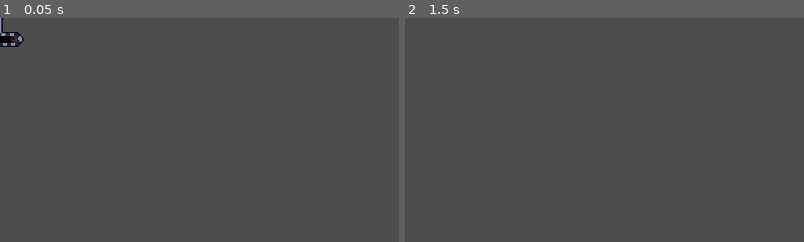
Above: before the commit, frames 1-2 (left to right).
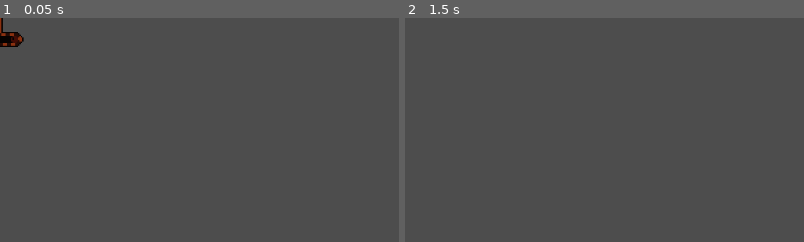
Above: after the commit, the same moments.

Repository: AuraDvin/MvR
Game: Godot game, scene res://characters/enemies/fast_enemy/fast_enemy.tscn
Two runs of this game, one before a commit and one after it. Both use one fixed random seed, a clock stepped at 60 frames per second and the inputs below. This scene is started directly instead of the project's main scene.
Inputs (mouse positions are % of the whole screen's width and height, from its top left):
- Up to frame 1 (0.05 s): no input
- Up to frame 2 (1.5 s): tap Enter (ui_accept) at 0.5, 0.77, 1.25 s; move the mouse to (72, 45) at 0.52 s; hold Right (ui_right) 0.53-1.28 s; click (72, 45) at 0.67 s; move the mouse to (30, 55) at 1.27 s; hold Left (ui_left) from 1.28 s (still down)
The pictures show only the part of the screen within x 0-50%, y 0-50%; the shares and areas given below are measured in that part.

The runs differ from the first frame. In frame 1, 0.2% of the frame differs, in the area x 0-6%, y 0-13%; in frame 2, nothing differs.

Commit message:
readding my changes from 'barreltmp' branch

Diff:
--- a/assets/levelData/level1.json
+++ b/assets/levelData/level1.json
@@ -9,5 +9,11 @@
 				"count": 1
 			},
 		],
+		[
+			{
+				"type": 0,
+				"count": 2
+			},
+		],
 	]
 }
--- a/characters/enemies/enemy.gd
+++ b/characters/enemies/enemy.gd
@@ -11,6 +11,8 @@
 var movable: bool = true
 var towers_in_range = {}
 var og_speed
+var slow_color:Color=Color.ROYAL_BLUE
+var og_color
 # Override for each enemy type, so bigger/stronger enemies progress the level more
 var score: int = 1
 
@@ -40,6 +42,7 @@
 	attack_area.area_entered.connect(on_attack_area_entered)
 	slow_timer.timeout.connect(stop_slow)
 	og_speed = speed
+	og_color=sprite_2d.self_modulate
 
 func _process(_delta: float) -> void:
 	if towers_in_range.keys().is_empty():
@@ -91,9 +94,10 @@
 		_cause_damage(area.get_parent().damage)
 		area.get_parent().queue_free()
 		if area.get_parent().slow:
-			slow_timer.start(3)
-			sprite_2d.self_modulate = Color.LIGHT_BLUE
-			speed = og_speed * 0.1
+			slow_timer.start(2.5)
+			sprite_2d.self_modulate = slow_color
+			animated_sprite_2d.self_modulate = slow_color
+			speed = og_speed * 0.67
 
 func on_attack_area_entered(area:Area2D) -> void:
 	if area.is_in_group("tower"):
@@ -111,5 +115,6 @@
 
 
 func stop_slow():
-	sprite_2d.self_modulate = Color.WHITE
+	sprite_2d.self_modulate = og_color
+	animated_sprite_2d.self_modulate = og_color
 	speed = og_speed
--- a/characters/enemies/fast_enemy/fast_enemy.tscn
+++ b/characters/enemies/fast_enemy/fast_enemy.tscn
@@ -56,9 +56,13 @@
 [node name="FastEnemy" instance=ExtResource("1_s5fes")]
 script = ExtResource("2_s5fes")
 speed = 40.0
-max_speed = 10.0
-health_points = 3
+max_speed = 40.0
+health_points = 5
 
 [node name="AnimatedSprite2D" parent="." index="2"]
+self_modulate = Color(1, 0.33333334, 0.09411765, 1)
 sprite_frames = SubResource("SpriteFrames_cfmgu")
 frame_progress = 0.0
+
+[node name="Sprite2D" parent="." index="3"]
+self_modulate = Color(1, 0.33333334, 0.09411765, 1)
--- a/characters/enemies/shielded_enemy/shielded_enemy.tscn
+++ b/characters/enemies/shielded_enemy/shielded_enemy.tscn
@@ -58,8 +58,8 @@
 script = ExtResource("2_tt7lk")
 shield_hp = 0
 speed = 15.0
-max_speed = 10.0
-health_points = 3
+max_speed = 15.0
+health_points = 12
 
 [node name="AnimatedSprite2D" parent="." index="2"]
 sprite_frames = SubResource("SpriteFrames_jto1h")
--- a/levels/basic_level/basic_level.gd
+++ b/levels/basic_level/basic_level.gd
@@ -22,7 +22,8 @@
 var local_cooldown = 0
 var current_wave_score: int = int(-INF)
 var timer_text: String = "Game start!"
-var game_lost = false
+var game_lost=false
+var global_speed_mult=1
 
 var towers = [
 	preload("res://characters/towers/solar_pannel/solar_pannel.tscn"),
@@ -157,13 +158,6 @@
 
 	var next_wave = LevelDataManager.current_level_data.enemy_queue.pop_front()
 
-	if next_wave == null:
-		stop_spawning = true
-		print_debug("last wave has spawned already")
-		$ChangeTimerLabel.stop()
-		timer_text = "Last Wave"
-		return
-
 	spawn_wave(next_wave)
 
 	$ChangeTimerLabel.stop()
@@ -172,6 +166,13 @@
 
 	var rng = RandomNumberGenerator.new()
 	wave_spawn_timer.start(rng.randf_range(7, 11))
+	#no waves left
+	if LevelDataManager.current_level_data.enemy_queue.is_empty():
+		stop_spawning = true
+		print_debug("last wave has spawned")
+		$ChangeTimerLabel.stop()
+		timer_text = "Last Wave"
+		return
 
 func spawn_wave(next_wave):
 	var rng = RandomNumberGenerator.new()
@@ -186,6 +187,7 @@
 			enemy_inst.line = lane
 			enemy_inst.position = _get_enemy_spawn_position(lane)
 			enemy_inst.speed *= rng.randf_range(0.8, 1.2)
+			enemy_inst.speed *= global_speed_mult
 			enemy_inst.survived.connect(_on_enemy_survival)
 			$Lanes.get_child(lane).add_child(enemy_inst)
 	print_debug("current wave has a max score of ", current_wave_max_score)
@@ -229,7 +231,7 @@
 	var level_num: int = int(basename[-1])
 	if PlayerConfig.last_beat_level < level_num:
 		PlayerConfig.last_beat_level = level_num
-	print_debug("Level Beaten", PlayerConfig.last_beat_level)
+	print_debug("Level Beaten ", PlayerConfig.last_beat_level)
 	end_dialog.visible = false
 	SceneSwitcher.returnToPrevScene()
 func lose():
@@ -284,5 +286,5 @@
 	var seconds_left: int = int(wave_spawn_timer.time_left)
 	var minutes : int = int((seconds_left % 3600) / 60.0)	# Doing this to avoid warnings
 	var seconds : int =  seconds_left % 60
-	timer_text = "%02d:%02d" % [minutes, seconds]
-	$ChangeTimerLabel.start(1)
+	timer_text = "%02d:%02d" % [minutes, seconds+1]
+	$ChangeTimerLabel.start(0.1)
